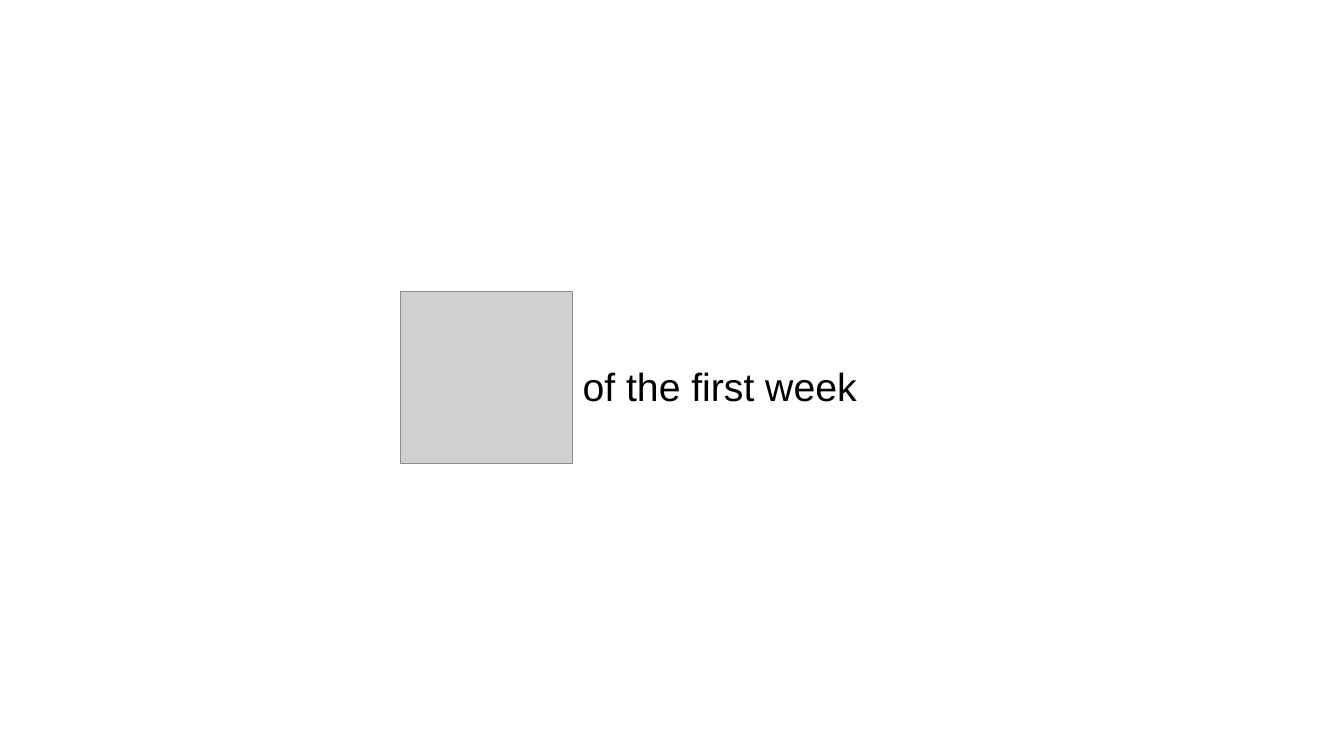
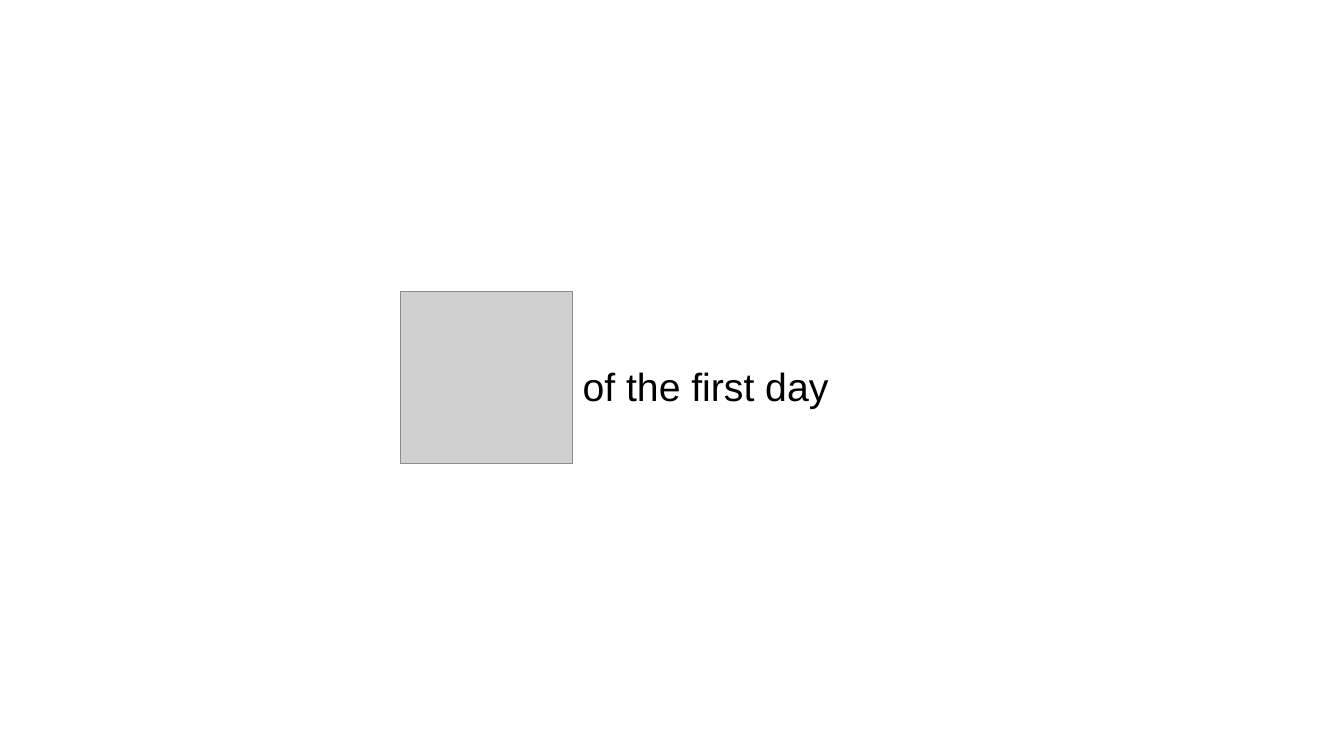
Before and after one commit to hurwitzlab/brc_hazel_training, a slide deck: slide 46 of slides/brc_hazel_0001.pptx (slide 43 before the commit). Drawn at 1344x756 pixels with LibreOffice and Linux fonts; fonts in the diff are those of the drawing; grey boxes stand for pictures. Boxes give left, top, right and bottom in pixels: in the first picture for what was removed or moved away, otherwise in the second. Text is boxed around its words. In the diff, an @@ line names an element or a change of style, - is before the commit and + after.

```diff
--- a/slides/brc_hazel_0001.pptx
+++ b/slides/brc_hazel_0001.pptx
@@ text at [583, 372, 828, 409]: text changed @@
-of the first week
+of the first day
```
Also in this commit, not shown: 6 other slides changed, 2 slides added, 8 slides removed, 14 other files.
